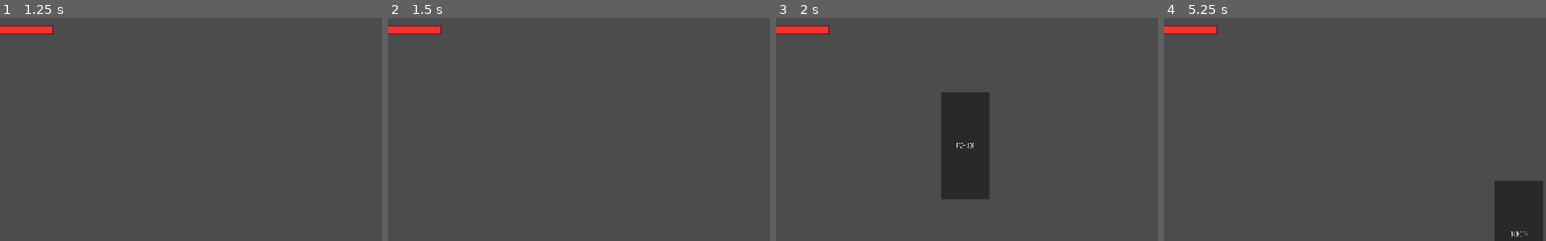
Above: before the commit, frames 1-4 (left to right).
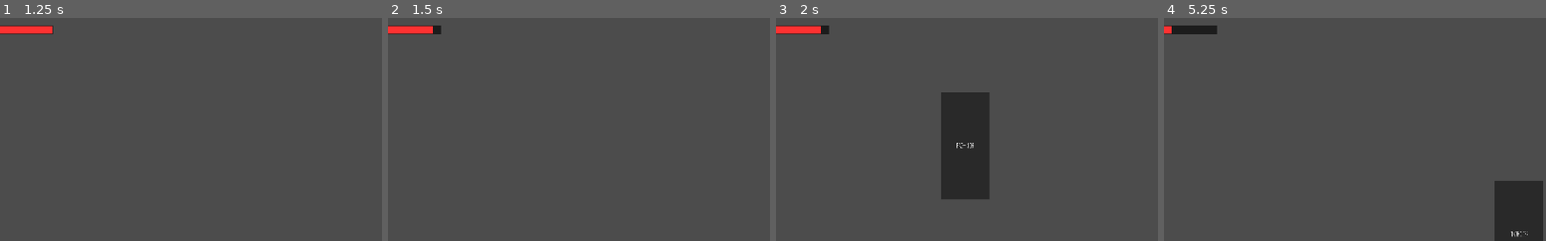
Above: after the commit, the same moments.

Repository: INF19IT2/2d-Jump-n-Run-SE
Game: Godot game, scene res://Scenes/MainScene/MainScene.tscn
Two runs of this game, one before a commit and one after it. Both use one fixed random seed, a clock stepped at 60 frames per second and the inputs below.
Inputs (mouse positions are % of the whole screen's width and height, from its top left):
- Up to frame 1 (1.25 s): click (42, 61) at 0.5 s
- Up to frame 2 (1.5 s): hold D (move_right) from 1.28 s (still down); tap F (test_dmg, bound only after the commit) at 1.35 s
- Up to frame 3 (2 s): keep holding D (move_right); tap W (move_up) at 1.52 s
- Up to frame 4 (5.25 s): tap F (test_dmg, bound only after the commit) every 0.75 s from 2.1 to 5.1 s; tap W (move_up) at 2.27, 3.77, 4.52 s; release D (move_right) at 2.78 s; hold A (move_left) 2.78-3.53 s; hold D (move_right) 3.53-5.03 s; hold A (move_left) from 5.03 s (still down)
The pictures show only the part of the screen within x 4-54%, y 0-50%; the shares and areas given below are measured in that part.

Frame 1 is identical in both runs. In frame 2, less than 0.1% of the frame differs, in the area x 11-14%, y 3-8%; in frame 3, less than 0.1%; in frame 4, 0.5%, in the area x 2-14%, y 3-8%.

Commit message:
updated Healtbar
Attached healthbar node to player and added connection between player_stats_changed and signal handler. Added test_dmg (f) to simulate dmg.

Diff:
--- a/2d-Jump-n-Run-SE/Scenes/First_Level/First_Level.tscn
+++ b/2d-Jump-n-Run-SE/Scenes/First_Level/First_Level.tscn
@@ -1,9 +1,8 @@
-[gd_scene load_steps=5 format=2]
+[gd_scene load_steps=4 format=2]
 
 [ext_resource path="res://Scenes/First_Level/first_level_tileset.tres" type="TileSet" id=1]
 [ext_resource path="res://Scenes/PauseMenu/PaueMenu.tscn" type="PackedScene" id=2]
 [ext_resource path="res://Scenes/Objects/Player.tscn" type="PackedScene" id=3]
-[ext_resource path="res://Scenes/Objects/HealthBar.tscn" type="PackedScene" id=4]
 
 [node name="Node2D" type="Node2D"]
 
@@ -32,5 +31,3 @@
 [node name="PauseMenu" type="CanvasLayer" parent="."]
 
 [node name="PauseMenu" parent="PauseMenu" instance=ExtResource( 2 )]
-
-[node name="HealthBar" parent="." instance=ExtResource( 4 )]
--- a/2d-Jump-n-Run-SE/Scenes/Objects/HealthBar.tscn
+++ b/2d-Jump-n-Run-SE/Scenes/Objects/HealthBar.tscn
@@ -1,6 +1,9 @@
-[gd_scene format=2]
+[gd_scene load_steps=2 format=2]
+
+[ext_resource path="res://Scripts/Health_Bar/HealthBar.gd" type="Script" id=1]
 
 [node name="HealthBar" type="CanvasLayer"]
+script = ExtResource( 1 )
 
 [node name="Health" type="ColorRect" parent="."]
 margin_left = 5.0
--- a/2d-Jump-n-Run-SE/Scenes/Objects/Player.tscn
+++ b/2d-Jump-n-Run-SE/Scenes/Objects/Player.tscn
@@ -1,7 +1,8 @@
-[gd_scene load_steps=4 format=2]
+[gd_scene load_steps=5 format=2]
 
 [ext_resource path="res://placeholder.png" type="Texture" id=1]
 [ext_resource path="res://Scripts/Player_Modell/Player_Script.gd" type="Script" id=2]
+[ext_resource path="res://Scenes/Objects/HealthBar.tscn" type="PackedScene" id=3]
 
 [sub_resource type="RectangleShape2D" id=1]
 extents = Vector2( 32.5065, 71.9971 )
@@ -16,3 +17,5 @@
 [node name="CollisionShape2D" type="CollisionShape2D" parent="."]
 position = Vector2( 0, 0.420448 )
 shape = SubResource( 1 )
+
+[node name="HealthBar" parent="." instance=ExtResource( 3 )]
--- /dev/null
+++ b/2d-Jump-n-Run-SE/Scripts/Health_Bar/HealthBar.gd
@@ -0,0 +1,8 @@
+extends Node
+
+func _ready():
+	var playernode = get_parent()# .get_node("Player")
+	playernode.connect("player_stats_changed", self, "update_health_bar")
+
+func update_health_bar(var player):
+	$Health/Bar.rect_size.x = 100 * player.health / player.health_max
--- a/2d-Jump-n-Run-SE/Scripts/Player_Modell/Player_Script.gd
+++ b/2d-Jump-n-Run-SE/Scripts/Player_Modell/Player_Script.gd
@@ -12,6 +12,10 @@
 signal player_stats_changed
 
 var velocity = Vector2()
+
+#gets called when the node and its children have entered the scene tree
+func _ready():
+	emit_signal("player_stats_changed", self)
 
 #gets called 60 times a second
 func _physics_process(delta):
@@ -33,3 +37,8 @@
 	#Applying Velocity
 		#Vector2.UP -> Ground is facing up
 	velocity = move_and_slide(velocity, Vector2.UP)
+
+	if Input.is_action_just_pressed("test_dmg"):
+		if health >= 10:
+			health -= 10
+			emit_signal("player_stats_changed", self)
--- a/2d-Jump-n-Run-SE/project.godot
+++ b/2d-Jump-n-Run-SE/project.godot
@@ -51,6 +51,11 @@
 "events": [ Object(InputEventKey,"resource_local_to_scene":false,"resource_name":"","device":0,"alt":false,"shift":false,"control":false,"meta":false,"command":false,"pressed":false,"scancode":16777217,"unicode":0,"echo":false,"script":null)
  ]
 }
+test_dmg={
+"deadzone": 0.5,
+"events": [ Object(InputEventKey,"resource_local_to_scene":false,"resource_name":"","device":0,"alt":false,"shift":false,"control":false,"meta":false,"command":false,"pressed":false,"scancode":70,"unicode":0,"echo":false,"script":null)
+ ]
+}
 
 [rendering]
 
